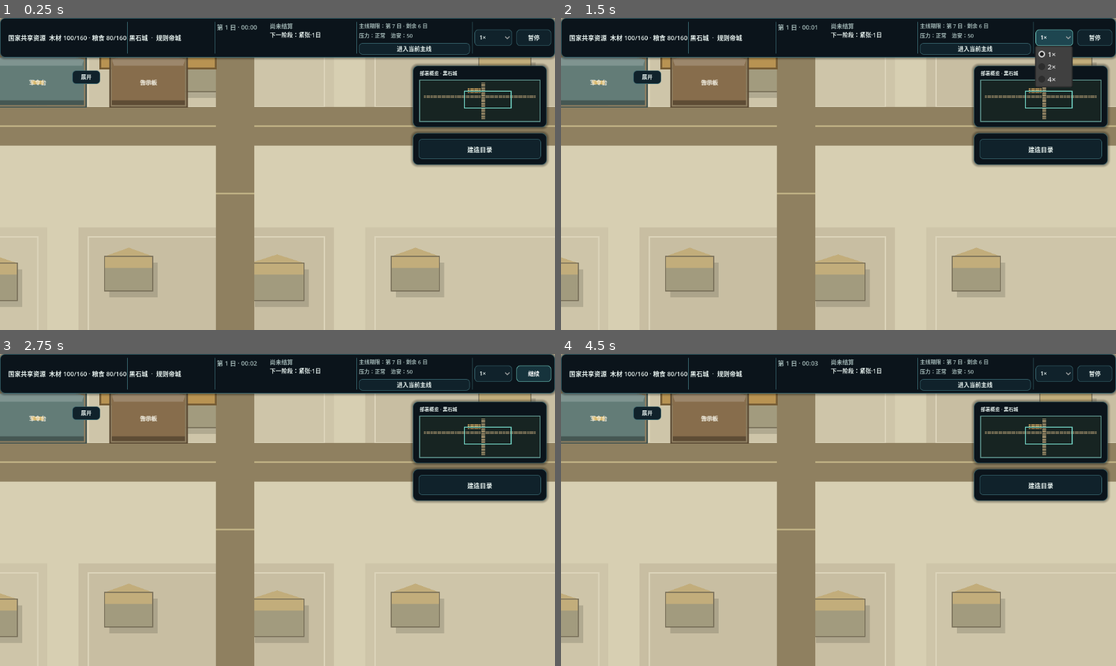
Above: before the commit, frames 1-4 (two rows, left to right).
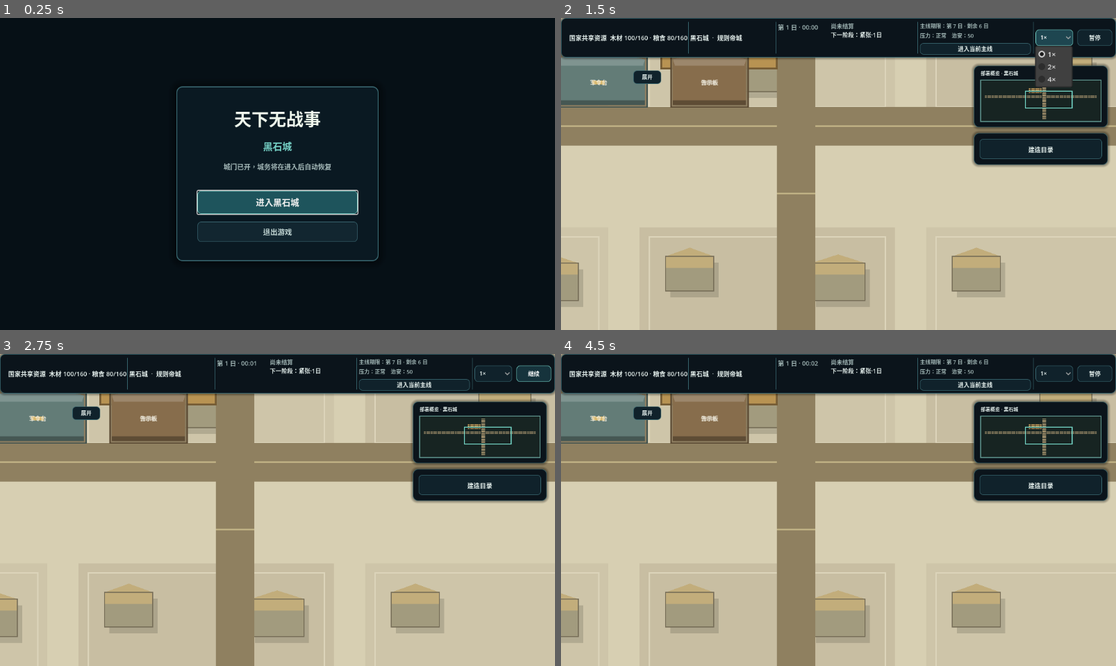
Above: after the commit, the same moments.

Repository: dodabojcuk-sys/Peace-Under-Heaven
Game: Godot game, scene res://scenes/title_shell.tscn
The game is run twice, just before and just after one commit, with the same random seed, the same clock (stepped at 60 frames per second) and the same inputs. Before the commit the project starts from res://scenes/blank_map.tscn.
Inputs (mouse positions are in pixels of both pictures, inside the frame that each line leads up to):
- Up to frame 1 (0.25 s): no input
- Up to frame 2 (1.5 s): click (838, 202) at 0.5 s, where only the run after the commit has a clickable "进入黑石城"; click "1×" at 1.25 s
- Up to frame 3 (2.75 s): click "暂停" at 2 s
- Up to frame 4 (4.5 s): click "继续" at 2.75 s; click "进入当前主线" at 3.5 s; click "返回内城" at 4.25 s

The runs differ from the first frame. In frame 1, 83% of the frame differs, in the area x 0-100%, y 0-100%; in frame 2, less than 0.1%; in frame 3, less than 0.1%; in frame 4, less than 0.1%.

Commit message:
feat(txwzs): add standalone playable shell

Diff:
--- a/project.godot
+++ b/project.godot
@@ -10,8 +10,8 @@
 
 [application]
 
-config/name="TXWZS-P0-00-BASELINE"
-run/main_scene="res://scenes/blank_map.tscn"
+config/name="天下无战事"
+run/main_scene="res://scenes/title_shell.tscn"
 config/features=PackedStringArray("4.5")
 run/disable_stdout_capture=false
 
--- /dev/null
+++ b/scenes/title_shell.tscn
@@ -0,0 +1,176 @@
+[gd_scene load_steps=8 format=3]
+
+[ext_resource type="Script" path="res://scripts/title_shell.gd" id="1_title_shell"]
+[ext_resource type="Theme" path="res://resources/ui/inner_city_theme.tres" id="2_city_theme"]
+
+[sub_resource type="StyleBoxFlat" id="StyleBoxFlat_title_panel"]
+bg_color = Color(0.043, 0.102, 0.137, 0.96)
+border_width_left = 2
+border_width_top = 2
+border_width_right = 2
+border_width_bottom = 2
+border_color = Color(0.227, 0.412, 0.447, 1)
+corner_radius_top_left = 12
+corner_radius_top_right = 12
+corner_radius_bottom_right = 12
+corner_radius_bottom_left = 12
+shadow_color = Color(0, 0, 0, 0.38)
+shadow_size = 16
+
+[sub_resource type="StyleBoxFlat" id="StyleBoxFlat_primary_normal"]
+bg_color = Color(0.118, 0.33, 0.36, 1)
+border_width_left = 1
+border_width_top = 1
+border_width_right = 1
+border_width_bottom = 1
+border_color = Color(0.463, 0.824, 0.78, 1)
+corner_radius_top_left = 7
+corner_radius_top_right = 7
+corner_radius_bottom_right = 7
+corner_radius_bottom_left = 7
+
+[sub_resource type="StyleBoxFlat" id="StyleBoxFlat_primary_hover"]
+bg_color = Color(0.16, 0.42, 0.44, 1)
+border_width_left = 1
+border_width_top = 1
+border_width_right = 1
+border_width_bottom = 1
+border_color = Color(0.72, 0.96, 0.9, 1)
+corner_radius_top_left = 7
+corner_radius_top_right = 7
+corner_radius_bottom_right = 7
+corner_radius_bottom_left = 7
+
+[sub_resource type="StyleBoxFlat" id="StyleBoxFlat_secondary_normal"]
+bg_color = Color(0.07, 0.15, 0.19, 1)
+border_width_left = 1
+border_width_top = 1
+border_width_right = 1
+border_width_bottom = 1
+border_color = Color(0.23, 0.41, 0.45, 1)
+corner_radius_top_left = 7
+corner_radius_top_right = 7
+corner_radius_bottom_right = 7
+corner_radius_bottom_left = 7
+
+[sub_resource type="StyleBoxFlat" id="StyleBoxFlat_secondary_hover"]
+bg_color = Color(0.11, 0.23, 0.28, 1)
+border_width_left = 1
+border_width_top = 1
+border_width_right = 1
+border_width_bottom = 1
+border_color = Color(0.55, 0.77, 0.78, 1)
+corner_radius_top_left = 7
+corner_radius_top_right = 7
+corner_radius_bottom_right = 7
+corner_radius_bottom_left = 7
+
+[node name="TitleShell" type="Control"]
+layout_mode = 3
+anchors_preset = 15
+anchor_right = 1.0
+anchor_bottom = 1.0
+grow_horizontal = 2
+grow_vertical = 2
+theme = ExtResource("2_city_theme")
+script = ExtResource("1_title_shell")
+
+[node name="Background" type="ColorRect" parent="."]
+layout_mode = 1
+anchors_preset = 15
+anchor_right = 1.0
+anchor_bottom = 1.0
+grow_horizontal = 2
+grow_vertical = 2
+mouse_filter = 2
+color = Color(0.025, 0.062, 0.086, 1)
+
+[node name="SafeArea" type="MarginContainer" parent="."]
+layout_mode = 1
+anchors_preset = 15
+anchor_right = 1.0
+anchor_bottom = 1.0
+offset_left = 32.0
+offset_top = 32.0
+offset_right = -32.0
+offset_bottom = -32.0
+grow_horizontal = 2
+grow_vertical = 2
+theme_override_constants/margin_left = 24
+theme_override_constants/margin_top = 24
+theme_override_constants/margin_right = 24
+theme_override_constants/margin_bottom = 24
+mouse_filter = 2
+
+[node name="Center" type="CenterContainer" parent="SafeArea"]
+layout_mode = 2
+mouse_filter = 2
+
+[node name="TitlePanel" type="PanelContainer" parent="SafeArea/Center"]
+custom_minimum_size = Vector2(420, 0)
+layout_mode = 2
+theme_override_styles/panel = SubResource("StyleBoxFlat_title_panel")
+
+[node name="Margins" type="MarginContainer" parent="SafeArea/Center/TitlePanel"]
+layout_mode = 2
+theme_override_constants/margin_left = 42
+theme_override_constants/margin_top = 38
+theme_override_constants/margin_right = 42
+theme_override_constants/margin_bottom = 38
+
+[node name="Content" type="VBoxContainer" parent="SafeArea/Center/TitlePanel/Margins"]
+layout_mode = 2
+theme_override_constants/separation = 16
+
+[node name="Title" type="Label" parent="SafeArea/Center/TitlePanel/Margins/Content"]
+unique_name_in_owner = true
+layout_mode = 2
+theme_override_colors/font_color = Color(0.94, 0.97, 0.93, 1)
+theme_override_font_sizes/font_size = 36
+text = "天下无战事"
+horizontal_alignment = 1
+
+[node name="CityName" type="Label" parent="SafeArea/Center/TitlePanel/Margins/Content"]
+unique_name_in_owner = true
+layout_mode = 2
+theme_override_colors/font_color = Color(0.463, 0.824, 0.78, 1)
+theme_override_font_sizes/font_size = 20
+text = "黑石城"
+horizontal_alignment = 1
+
+[node name="Status" type="Label" parent="SafeArea/Center/TitlePanel/Margins/Content"]
+layout_mode = 2
+theme_override_colors/font_color = Color(0.65, 0.73, 0.73, 1)
+theme_override_font_sizes/font_size = 14
+text = "城门已开，城务将在进入后自动恢复"
+horizontal_alignment = 1
+autowrap_mode = 2
+
+[node name="Spacer" type="Control" parent="SafeArea/Center/TitlePanel/Margins/Content"]
+custom_minimum_size = Vector2(0, 8)
+layout_mode = 2
+mouse_filter = 2
+
+[node name="EnterCityButton" type="Button" parent="SafeArea/Center/TitlePanel/Margins/Content"]
+unique_name_in_owner = true
+custom_minimum_size = Vector2(0, 48)
+layout_mode = 2
+focus_mode = 2
+theme_override_colors/font_color = Color(0.95, 1, 0.97, 1)
+theme_override_font_sizes/font_size = 18
+theme_override_styles/normal = SubResource("StyleBoxFlat_primary_normal")
+theme_override_styles/hover = SubResource("StyleBoxFlat_primary_hover")
+theme_override_styles/pressed = SubResource("StyleBoxFlat_primary_hover")
+text = "进入黑石城"
+
+[node name="ExitButton" type="Button" parent="SafeArea/Center/TitlePanel/Margins/Content"]
+unique_name_in_owner = true
+custom_minimum_size = Vector2(0, 42)
+layout_mode = 2
+focus_mode = 2
+theme_override_colors/font_color = Color(0.76, 0.84, 0.83, 1)
+theme_override_font_sizes/font_size = 15
+theme_override_styles/normal = SubResource("StyleBoxFlat_secondary_normal")
+theme_override_styles/hover = SubResource("StyleBoxFlat_secondary_hover")
+theme_override_styles/pressed = SubResource("StyleBoxFlat_secondary_hover")
+text = "退出游戏"
--- /dev/null
+++ b/scripts/title_shell.gd
@@ -0,0 +1,40 @@
+class_name TitleShell
+extends Control
+
+
+const CITY_SCENE := preload("res://scenes/blank_map.tscn")
+
+@onready var enter_city_button: Button = %EnterCityButton
+@onready var exit_button: Button = %ExitButton
+
+var _city_transition_requested := false
+
+
+func _ready() -> void:
+	enter_city_button.pressed.connect(_on_enter_city_pressed)
+	exit_button.pressed.connect(_on_exit_pressed)
+	call_deferred("_focus_enter_city")
+
+
+func _unhandled_key_input(event: InputEvent) -> void:
+	# The title has no modal stack to dismiss. Consume Esc deliberately instead
+	# of leaking it into an uninitialized city interaction path.
+	if event.is_action_pressed("ui_cancel"):
+		get_viewport().set_input_as_handled()
+
+
+func _on_enter_city_pressed() -> void:
+	if _city_transition_requested:
+		return
+	_city_transition_requested = true
+	enter_city_button.disabled = true
+	get_tree().change_scene_to_packed(CITY_SCENE)
+
+
+func _on_exit_pressed() -> void:
+	get_tree().quit()
+
+
+func _focus_enter_city() -> void:
+	if not _city_transition_requested:
+		enter_city_button.grab_focus()
--- /dev/null
+++ b/tests/run_m1b_playable_shell_smoke.gd
@@ -0,0 +1,128 @@
+extends SceneTree
+
+
+const TITLE_SCENE: PackedScene = preload("res://scenes/title_shell.tscn")
+const CITY_SCENE_PATH := "res://scenes/blank_map.tscn"
+const TARGET_SIZES := [Vector2i(1152, 648), Vector2i(1280, 720), Vector2i(1440, 900)]
+
+var assertions := 0
+var failures: Array[String] = []
+
+
+func _initialize() -> void:
+	call_deferred("_run")
+
+
+func _run() -> void:
+	await _check_title_layout_contract()
+	await _check_single_title_to_city_transition()
+	if failures.is_empty():
+		print("M1B_PLAYABLE_SHELL_SMOKE: PASS (%d assertions)" % assertions)
+		quit(0)
+	else:
+		for failure in failures:
+			push_error("M1B_PLAYABLE_SHELL_SMOKE: %s" % failure)
+		quit(1)
+
+
+func _check_title_layout_contract() -> void:
+	for target_size in TARGET_SIZES:
+		root.size = target_size
+		var title := TITLE_SCENE.instantiate() as Control
+		root.add_child(title)
+		await process_frame
+		await process_frame
+		var title_label: Label = title.get_node("SafeArea/Center/TitlePanel/Margins/Content/Title")
+		var city_label: Label = title.get_node("SafeArea/Center/TitlePanel/Margins/Content/CityName")
+		var enter: Button = title.get_node("SafeArea/Center/TitlePanel/Margins/Content/EnterCityButton")
+		var exit: Button = title.get_node("SafeArea/Center/TitlePanel/Margins/Content/ExitButton")
+		var panel: PanelContainer = title.get_node("SafeArea/Center/TitlePanel")
+		var viewport := Rect2(Vector2.ZERO, Vector2(target_size))
+		var controls := [title_label, city_label, enter, exit]
+		_check(
+			title_label.text == "天下无战事"
+				and city_label.text == "黑石城"
+				and enter.text == "进入黑石城"
+				and exit.text == "退出游戏",
+			"%dx%d exposes the required minimal title controls" % [target_size.x, target_size.y]
+		)
+		_check(
+			enter.has_focus(),
+			"%dx%d gives keyboard focus to enter-city" % [target_size.x, target_size.y]
+		)
+		for control in controls:
+			_check(
+				_is_inside(control.get_global_rect(), panel.get_global_rect())
+					and _is_inside(control.get_global_rect(), viewport),
+				"%dx%d keeps %s inside the title panel and viewport" % [target_size.x, target_size.y, control.name]
+			)
+		for first_index in range(controls.size()):
+			for second_index in range(first_index + 1, controls.size()):
+				_check(
+					not controls[first_index].get_global_rect().intersects(
+						controls[second_index].get_global_rect()
+					),
+					"%dx%d title controls do not overlap" % [target_size.x, target_size.y]
+				)
+		var escape := InputEventAction.new()
+		escape.action = &"ui_cancel"
+		escape.pressed = true
+		title._unhandled_key_input(escape)
+		_check(
+			title.is_inside_tree() and not title.get("_city_transition_requested"),
+			"%dx%d Esc leaves the title shell in a stable state" % [target_size.x, target_size.y]
+		)
+		_check(
+			title.get_node_or_null("ConstructionController") == null
+				and title.find_children("RuntimeCampaignPersistenceCoordinator", "Node", true, false).is_empty(),
+			"%dx%d title creates no city authority or V5 coordinator" % [target_size.x, target_size.y]
+		)
+		title.queue_free()
+		await process_frame
+
+
+func _check_single_title_to_city_transition() -> void:
+	root.size = Vector2i(1152, 648)
+	var title := TITLE_SCENE.instantiate() as Control
+	root.add_child(title)
+	await process_frame
+	await process_frame
+	var enter: Button = title.get_node("SafeArea/Center/TitlePanel/Margins/Content/EnterCityButton")
+	enter.pressed.emit()
+	enter.pressed.emit()
+	await process_frame
+	await process_frame
+	var city := current_scene
+	_check(
+		city != null
+			and city.scene_file_path == CITY_SCENE_PATH
+			and city.get_node_or_null("ConstructionController") != null,
+		"enter-city changes once into the existing canonical city scene"
+	)
+	_check(
+		_count_city_scene_roots() == 1,
+		"repeated enter activation leaves one current city scene rather than duplicate owners"
+	)
+	if city != null:
+		city.queue_free()
+	await process_frame
+
+
+func _is_inside(child: Rect2, parent: Rect2) -> bool:
+	return parent.encloses(child)
+
+
+func _count_city_scene_roots() -> int:
+	var count := 0
+	for child in root.get_children():
+		if child is Node and (child as Node).scene_file_path == CITY_SCENE_PATH:
+			count += 1
+	return count
+
+
+func _check(condition: bool, description: String) -> void:
+	assertions += 1
+	if condition:
+		print("PASS: %s" % description)
+	else:
+		failures.append(description)
Not shown, added: scripts/title_shell.gd.uid
Not shown, added: tests/run_m1b_playable_shell_smoke.gd.uid
